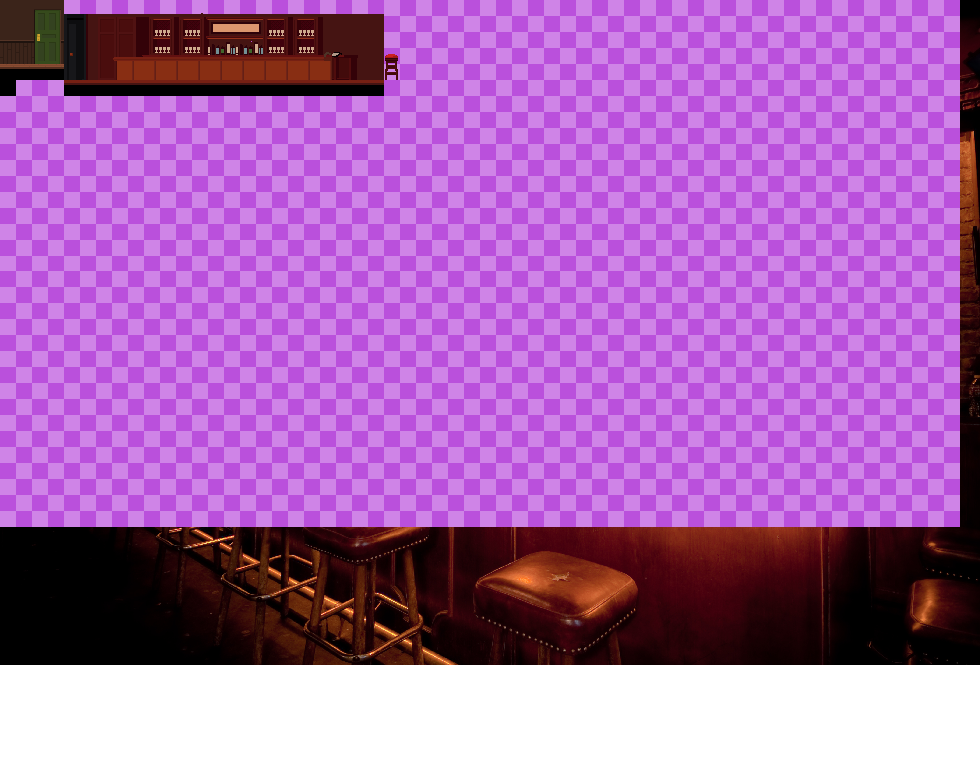
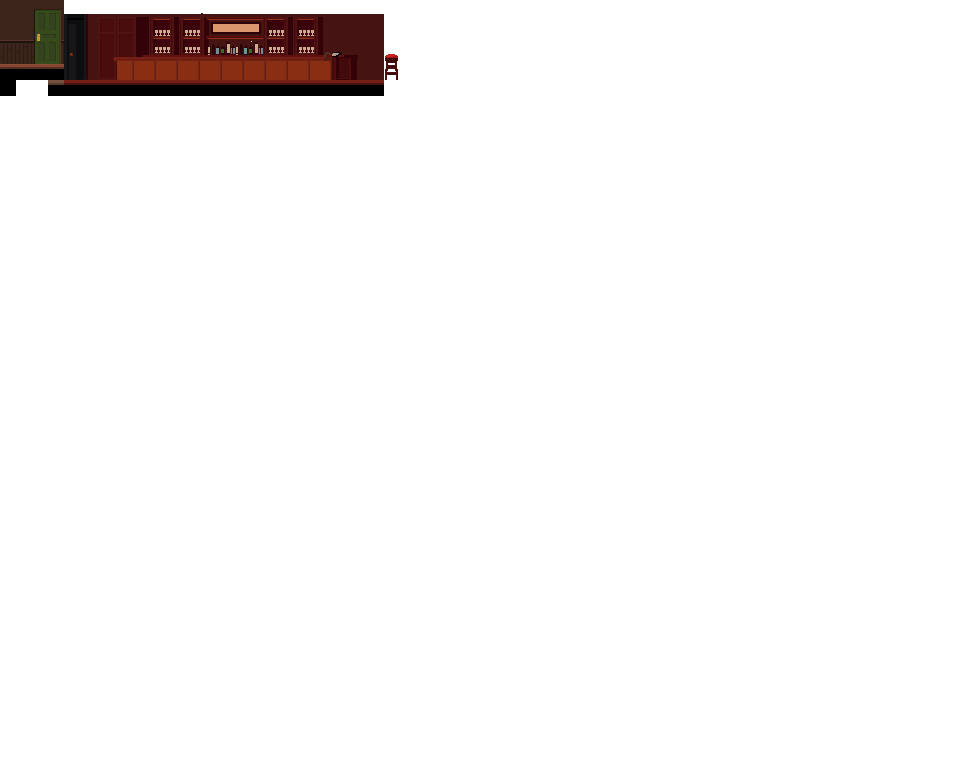
Layered file, before and after one edit (980x771). Changes by layer:
painted on "environment" over box(29, 80, 80, 123)
hid "tiles" over box(0, 0, 960, 527)
hid "Layer 1" over box(0, 0, 980, 665)
